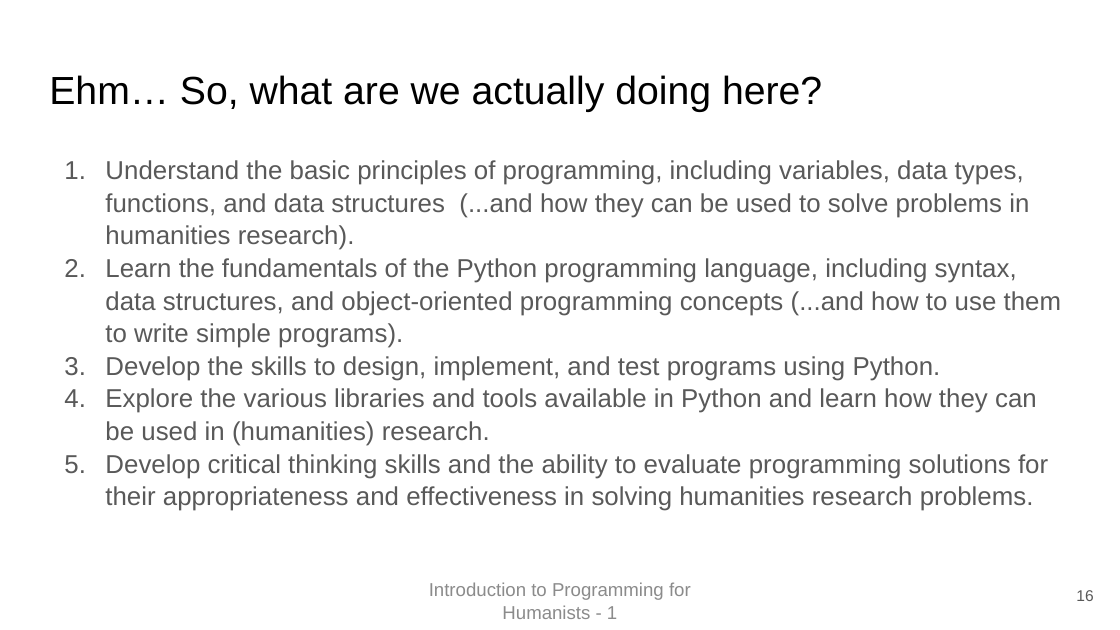
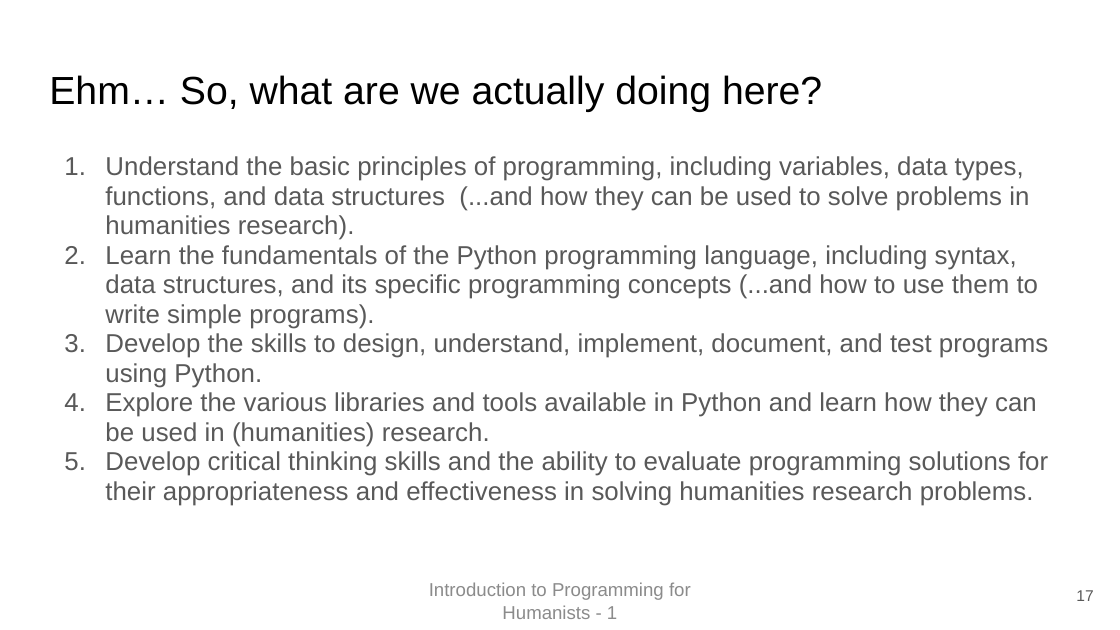
Before and after one commit to EvanEames/IPFH2526, a slide deck: slide 17 of week1/First Class.pptx (slide 16 before the commit). Drawn at 1120x630 pixels with LibreOffice and Linux fonts; fonts in the diff are those of the drawing. Boxes give left, top, right and bottom in pixels: in the first picture for what was removed or moved away, otherwise in the second. Text is boxed around its words. In the diff, an @@ line names an element or a change of style, - is before the commit and + after.

Commit message:
New version

```diff
--- a/week1/First Class.pptx
+++ b/week1/First Class.pptx
@@ text at box(105, 156, 1048, 506): line spacing 1.05 to 0.95 @@
@@ text at box(105, 245, 1048, 388): text changed @@
-2. Learn the fundamentals of the Python programming language, including syntax, data structures, and object-oriented programming concepts (...and how to use them to write simple programs).
-3. Develop the skills to design, implement, and test programs using Python.
+2. Learn the fundamentals of the Python programming language, including syntax, data structures, and its specific programming concepts (...and how to use them to write simple programs).
+3. Develop the skills to design, understand, implement, document, and test programs using Python.
@@ page number at box(1076, 590, 1093, 601): text changed @@
-16
+17
```
Also in this commit, not shown: 5 other slides changed, 3 slides added.
